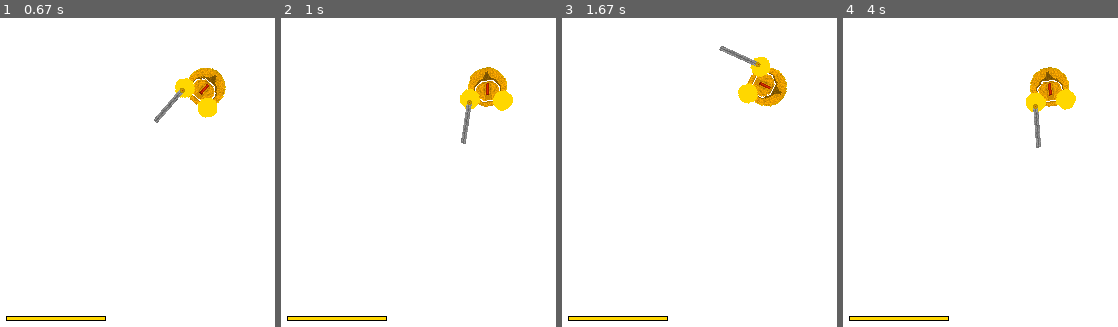
Above: before the commit, frames 1-4 (left to right).
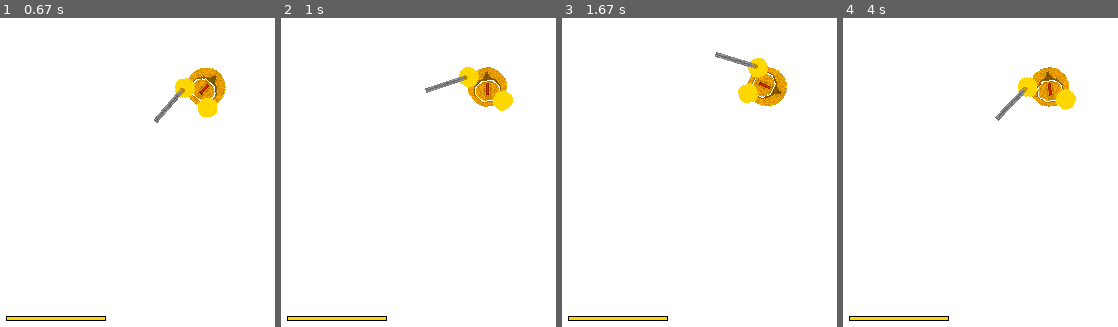
Above: after the commit, the same moments.

Repository: fjaviergb/Pygames-Hermanios
Game: pygame game, started from old/PruebaSuperPlayer.py
The game is run twice, just before and just after one commit, with the same random seed, the same clock (stepped at 60 frames per second) and the same inputs.
Inputs (mouse positions are in pixels of both pictures, inside the frame that each line leads up to):
- Up to frame 1 (0.67 s): hold D from 0.33 s (still down); move the mouse to (187, 107) at 0.37 s
- Up to frame 2 (1 s): release D at 0.8 s; click (490, 119) at 0.88 s
- Up to frame 3 (1.67 s): hold W 1.17-1.47 s; click (647, 89) at 1.25 s; hold D from 1.5 s (still down); click (outside the picture) at 1.58 s
- Up to frame 4 (4 s): release D at 1.97 s; hold A 2-2.53 s; click (outside the picture) at 2.08 s; hold S 2.57-2.87 s; click (1107, 129) at 2.65 s; hold A 2.9-3.3 s; click (outside the picture) at 2.98 s; hold W 3.33-3.7 s; click (870, 70) at 3.42 s; hold D from 3.73 s (still down); click (1054, 138) at 3.82 s

Frame 1 is identical in both runs. In frame 2, 1.1% of the frame differs, in the area x 52-73%, y 15-41%; in frame 3, 0.6%; in frame 4, 1.1%.

Commit message:
Add images about sword, helmet

Diff:
--- a/SuperPlayer.py
+++ b/SuperPlayer.py
@@ -130,7 +130,7 @@
         #  Metodo para depurar la colision en movimiento.
         #  Como dos objetos en "movimiento" pueden superponerse sin llegar a colisionar
         #  hacemos un pequenno barrido de los angulos para ver si se encuentran.
-        for i in np.arange(1, 5, 0.5):
+        for i in np.arange(1, 15, 1):
             #  TODO si el objeto es pequenno puede fallar.
             self.chargecount = counter - i
             self.anglehit = angle - angle_grad + signo * (self.chargecount) * vars.APT_SWORD
@@ -151,7 +151,7 @@
     # FUNCION COLISION CUERPO
     ###########################################################
     def body_collision(self, mult, signo, xorig, yorig, is_block_x: bool, is_block_y: bool):
-        for i in np.arange(0, mult * vars.VELOCITY, 0.5):
+        for i in np.arange(0, mult * vars.VELOCITY, 1):
             if is_block_x:
                 self.x = xorig + i * signo
             elif is_block_y:
--- a/network.py
+++ b/network.py
@@ -5,7 +5,7 @@
 class Network:
     def __init__(self):
         self.client = socket.socket(socket.AF_INET, socket.SOCK_STREAM)
-        self.server = "192.168.43.78"
+        self.server = "46.183.112.120"
         self.port = 5555
         self.addr = (self.server, self.port)
         self.p = self.connect()
--- a/utils.py
+++ b/utils.py
@@ -8,7 +8,7 @@
     if getattr(self, swing):
         if self.chargecount <= APT_SWORD_SWINGLIMIT:
             self.anglehit = self.angle + self.chargecount * angle_hit_orientation * APT_SWORD
-            self.chargecount += 1
+            self.chargecount += 4
         if button_click == 0:
             self.countlimit = self.chargecount
             setattr(self, slash, True)
@@ -24,14 +24,14 @@
     elif getattr(self, back):
         if self.chargecount <= 1:
             self.anglehit = self.angle + self.chargecount * angle_hit_orientation * APT_SWORD
-            self.chargecount += 1
+            self.chargecount += 4
         else:
             setattr(self, back, False)
             self.chargecount = 1
     elif getattr(self, clash):
         if self.chargecount <= self.clash_count + APT_SWORD_CLASHLIMIT:
             self.anglehit = self.angle + self.chargecount * angle_hit_orientation * APT_SWORD
-            self.chargecount += 1
+            self.chargecount += 4
         else:
             self.clash_count = 0
             self.chargecount = 1
--- a/variables.py
+++ b/variables.py
@@ -7,7 +7,7 @@
 HALF_SCREEN_Y = HEIGHT / 2 # Posicion media del eje Y
 LIVEINIT = 10  # Cantidad de vida
 DIS_SECURE = 2  # Dis en dis_tic de seguridad para no entrar
-DISMAX_TIC = 8  # Dis maxima por tick en el dasheo
+DISMAX_TIC = 40  # Dis maxima por tick en el dasheo
 APT_SWORD = 3  # Angle per tick, de la espada. Empleado everywhere
 DISMAX = 80  # Dis máxima que se realiza en el dasheo
 ENERGYMAX = 100  # Energía completa
@@ -23,7 +23,7 @@
 # determina el ángulo que alcanza en el sentido del swing, al colisionar..
 # En sword_collision().
 DASH_CD = 5000  # Cooldown, en milisegundos, para el dash.
-VELOCITY = 2
+VELOCITY = 10
 
 BODY_RADIO = 20
 BODY_IMG_WIDTH = 50
